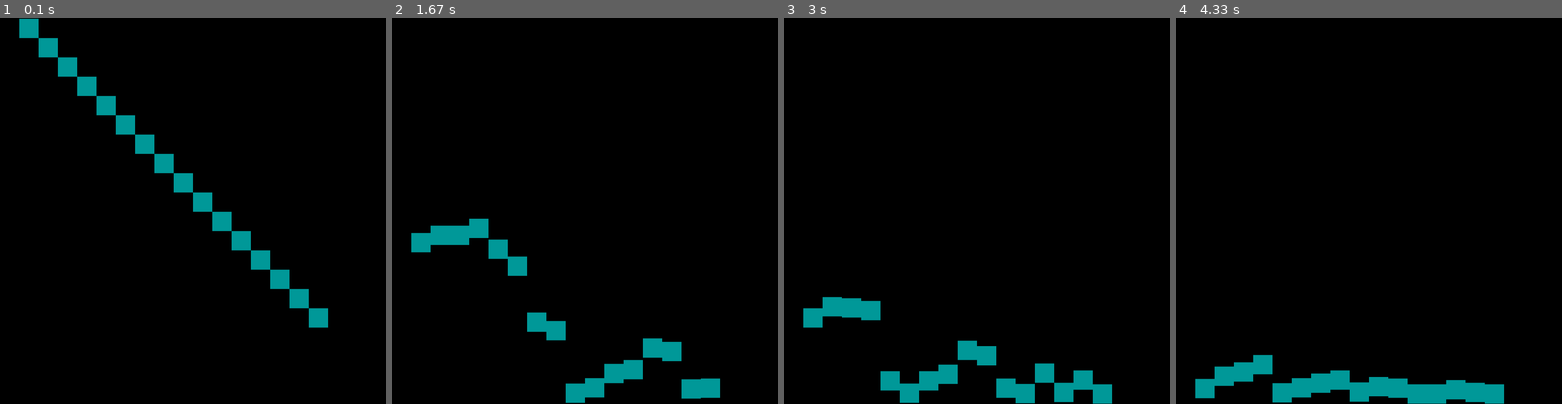
Above: before the commit, frames 1-4 (left to right).
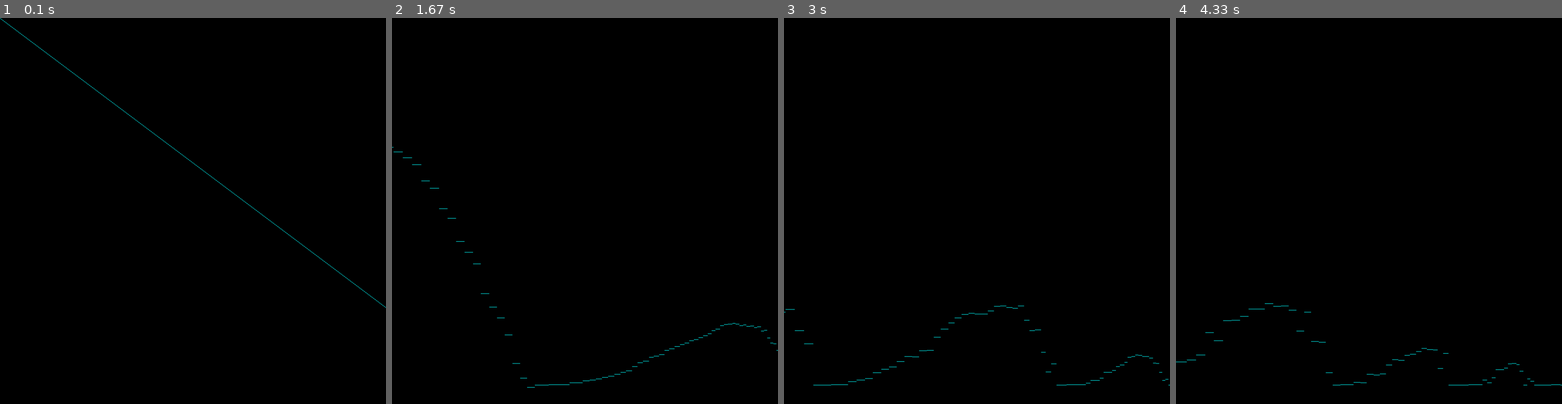
Above: after the commit, the same moments.

Repository: lubiarzm1/Pygame_fun
Game: pygame game, started from gravity.py
Same seed, same stepped clock (60 frames per second), same inputs: the game is played once before the commit and once after it.
Inputs (mouse positions are in pixels of both pictures, inside the frame that each line leads up to):
- Up to frame 1 (0.1 s): no input
- Up to frame 2 (1.67 s): click (585, 211) at 0.38 s; click (585, 238) at 0.72 s; click (465, 153) at 1.05 s; click (727, 346) at 1.38 s
- Up to frame 3 (3 s): click (984, 79) at 1.72 s; click (957, 311) at 2.05 s; click (965, 145) at 2.38 s; click (922, 129) at 2.72 s
- Up to frame 4 (4.33 s): click (1469, 176) at 3.05 s; click (1488, 203) at 3.38 s; click (1450, 141) at 3.72 s; click (1257, 137) at 4.05 s

The runs differ from the first frame. In frame 1, 4.3% of the frame differs, in the area x 0-100%, y 0-81%; in frame 2, 4.3%; in frame 3, 4.3%; in frame 4, 4.3%.

Commit message:
zmiany po testach

Diff:
--- a/gravity.py
+++ b/gravity.py
@@ -4,11 +4,12 @@
 pygame.init()
 screen=pygame.display.set_mode((1000,1000))
 delta=0.0
-FPS=240.0
+FPS=500.0
 clock = pygame.time.Clock()
-
+count=500
 
 class obj():
+    ## Init
     def __init__(self):
         self.ball=pygame.Rect(475,50,50,50)
         self.lock_y = False
@@ -28,7 +29,7 @@
         self.sigma=-sigma
     ##Initialaizing obj
     def Set_ball(self,x):
-        self.ball=pygame.Rect(x,50,50,50)
+        self.ball=pygame.Rect(x,2,2,2)
     ##Phisic of ball
     def Update(self):
         self.t+=1/FPS
@@ -39,6 +40,7 @@
             self.lock_y = True
         elif self.ball.y < 950 and self.lock_y == True:
             self.lock_y = False
+            self.t=0.0
         else:
             self.v=self.v+self.g*self.t
             self.ball.y=self.last_pos+self.v*self.t
@@ -50,11 +52,12 @@
             self.last_pos=self.ball.y
             self.t=0.0
 #Initialize object
-
-obj1=[obj(),obj(),obj(),obj(),obj(),obj(),obj(),obj(),obj(),obj(),obj(),obj(),obj(),obj(),obj(),obj()]
+obj1=[obj()]
+for i in range(count):
+    obj1.append(obj())
 for i in range(len(obj1)):
-    obj1[i].Set_param(9.81,i*50,0,0.9)
-    obj1[i].Set_ball(50+i*50)
+    obj1[i].Set_param(1,i*1.5,0,0.92)
+    obj1[i].Set_ball(i*2)
 while True:
 #Ticking
     pos=list(pygame.mouse.get_pos())
